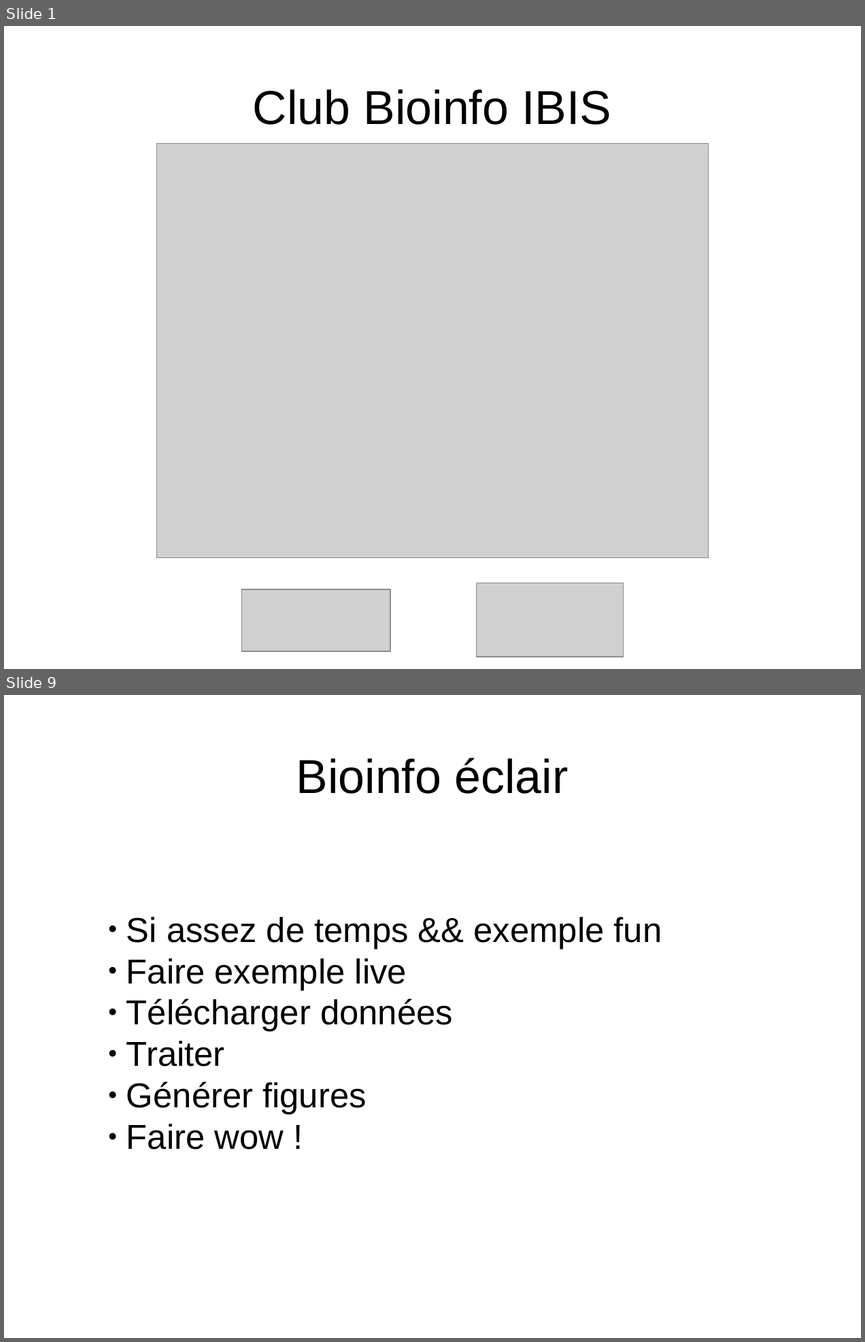
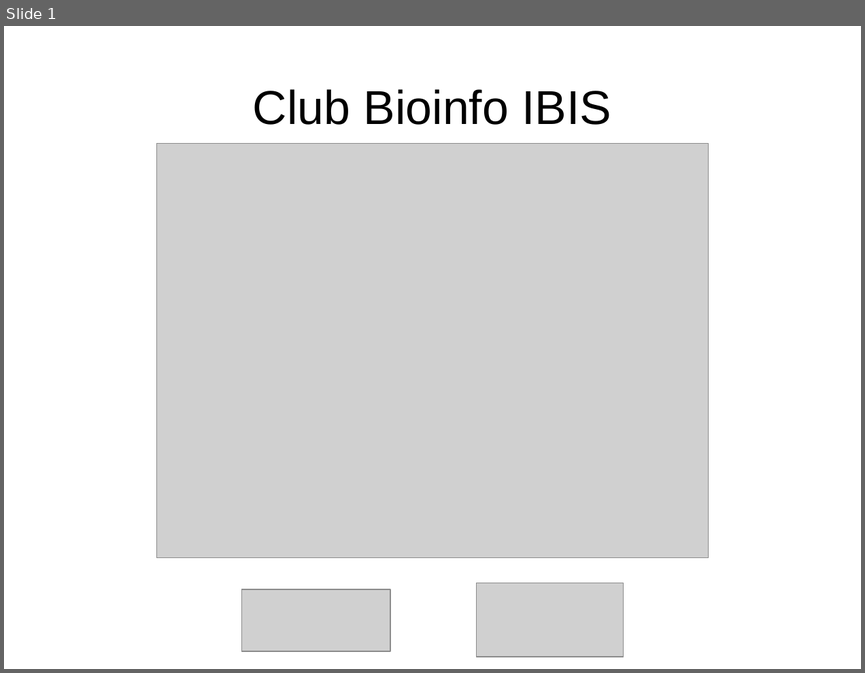
Before and after one commit to enormandeau/club_bioinfo_ibis, a slide deck: 01_presentations/01_presentation_club_interlab_ibis/presentation.odp. Shown one above the other, each under a label of ours: slides 1 and 9 before the commit, slide 1 after it; the slides between them are not shown. The pictures are 865x1342 and 865x673 pixels, drawn with LibreOffice and Linux fonts; fonts in the diff are those of the drawing; grey boxes stand for pictures. Boxes give left, top, right and bottom in pixels: in the first picture for what was removed or moved away, otherwise in the second. Text is boxed around its words. In the diff, an @@ line names an element or a change of style, - is before the commit and + after.

```diff
--- a/01_presentations/01_presentation_club_interlab_ibis/presentation.odp
+++ b/01_presentations/01_presentation_club_interlab_ibis/presentation.odp
@@ slide 9 removed at bbox=[4, 695, 861, 1338], background #FFFFFF @@
@@ title removed at bbox=[296, 758, 568, 794] @@
-Bioinfo éclair
@@ subtitle removed at bbox=[126, 917, 662, 1149] @@
-● Si assez de temps && exemple fun
-● Faire exemple live
-● Télécharger données
-● Traiter
-● Générer figures
-● Faire wow !
```
Also in this commit, not shown: 7 slides changed, 2 slides added.
